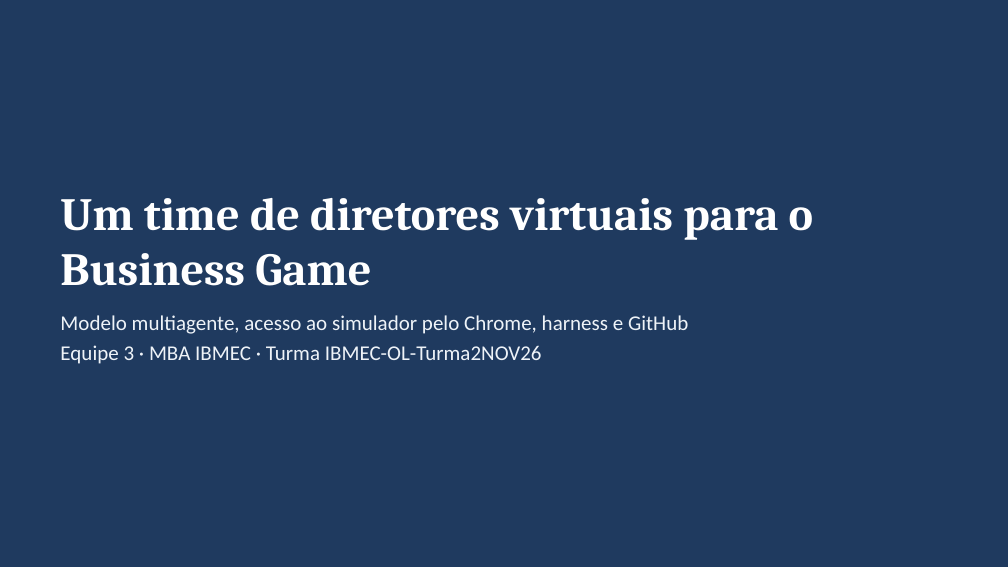
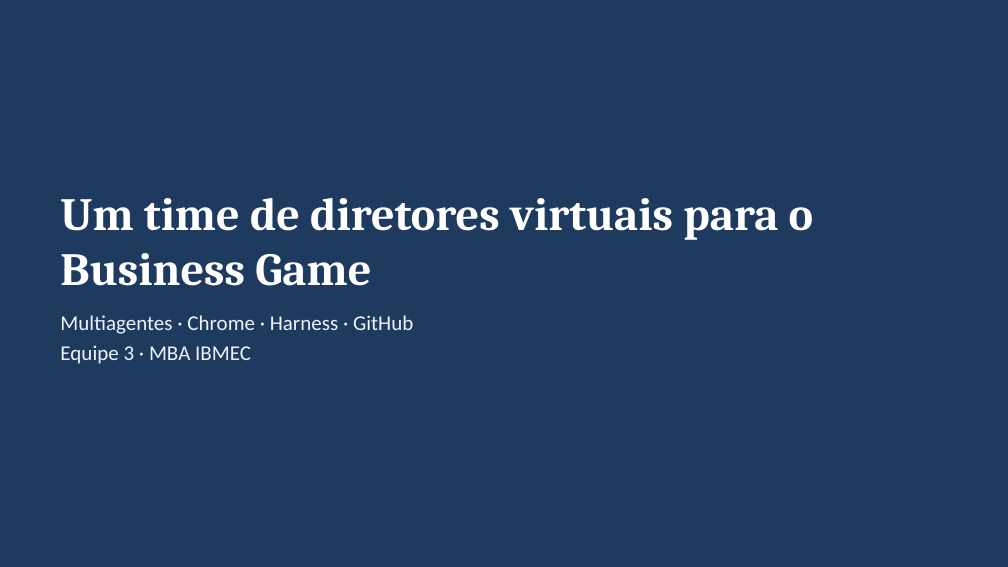
Before and after one commit to katiafrancoso/mba-business-game, a slide deck: slide 1 of entregaveis/Projeto_Agentico_Business_Game_Equipe3.pptx. Drawn at 1008x567 pixels with LibreOffice and Linux fonts; fonts in the diff are those of the drawing. Boxes give left, top, right and bottom in pixels: in the first picture for what was removed or moved away, otherwise in the second. Text is boxed around its words. In the diff, an @@ line names an element or a change of style, - is before the commit and + after.

```diff
--- a/entregaveis/Projeto_Agentico_Business_Game_Equipe3.pptx
+++ b/entregaveis/Projeto_Agentico_Business_Game_Equipe3.pptx
@@ text at bbox=[60, 315, 413, 364]: text changed @@
-Modelo multiagente, acesso ao simulador pelo Chrome, harness e GitHub
-Equipe 3 · MBA IBMEC · Turma IBMEC-OL-Turma2NOV26
+Multiagentes · Chrome · Harness · GitHub
+Equipe 3 · MBA IBMEC
```
Also in this commit, not shown: 3 other slides changed, 2 slides added, 8 slides removed, 3 other files.
